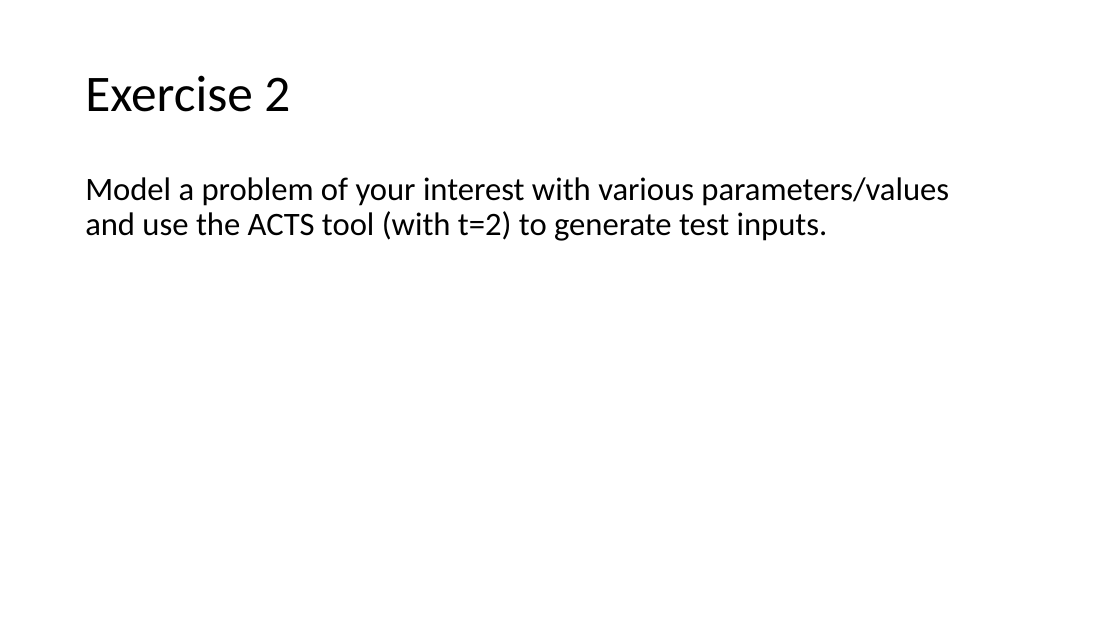
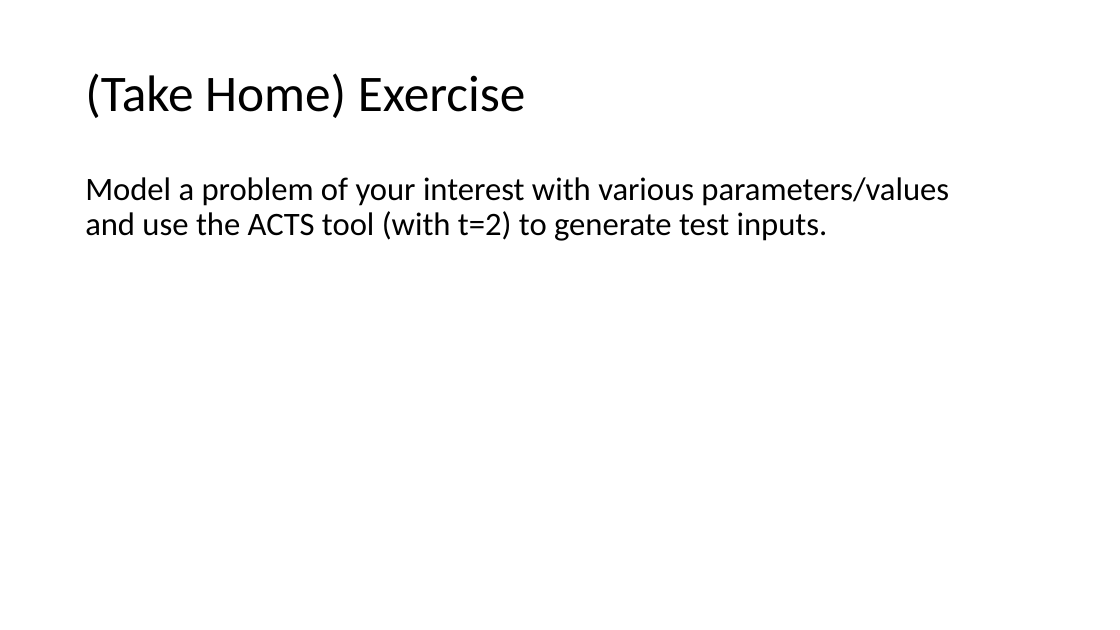
Before and after one commit to damorim/testing-cin-minicourse, a slide deck: slide 84 of testing-minicourse.pptx. Drawn at 1120x630 pixels with LibreOffice and Linux fonts; fonts in the diff are those of the drawing. Boxes give left, top, right and bottom in pixels: in the first picture for what was removed or moved away, otherwise in the second. Text is boxed around its words. In the diff, an @@ line names an element or a change of style, - is before the commit and + after.

```diff
--- a/testing-minicourse.pptx
+++ b/testing-minicourse.pptx
@@ text at (x1=85, y1=73, x2=526, y2=118): text changed @@
-Exercise 2
+(Take Home) Exercise
```
Also in this commit, not shown: 10 other slides changed, 1 slide removed, 1 other file.
